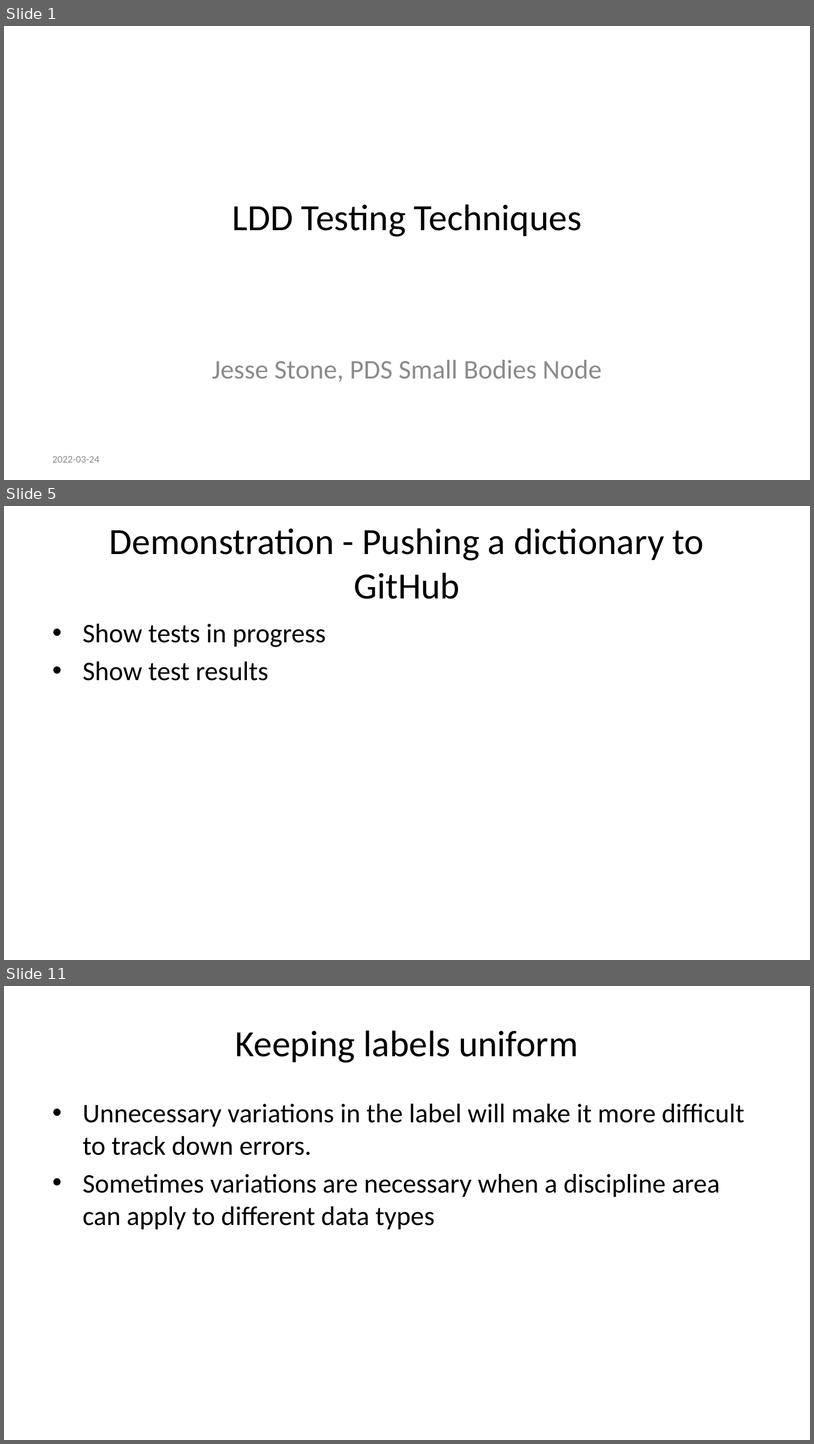
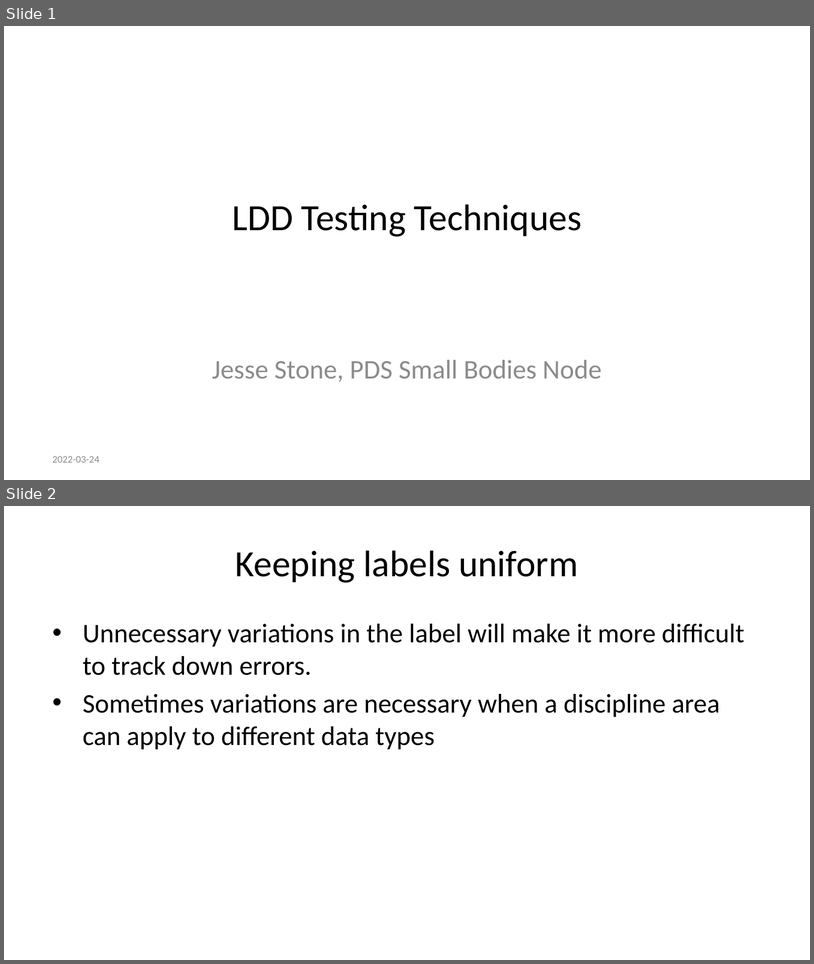
Before and after one commit to sbn-psi/dmsp, a slide deck: LDDTesting/stone-LDDTestingTechniques.pptx. Shown one above the other, each under a label of ours: slides 1, 5 and 11 before the commit, slides 1 and 2 after it; the slides between them are not shown. The pictures are 814x1444 and 814x964 pixels, drawn with LibreOffice and Linux fonts; fonts in the diff are those of the drawing. Boxes give left, top, right and bottom in pixels: in the first picture for what was removed or moved away, otherwise in the second. Text is boxed around its words. In the diff, an @@ line names an element or a change of style, - is before the commit and + after.

```diff
--- a/LDDTesting/stone-LDDTestingTechniques.pptx
+++ b/LDDTesting/stone-LDDTestingTechniques.pptx
@@ slide 5 removed at <box>4,506,810,960</box>, background #FFFFFF @@
@@ title removed at <box>110,528,704,599</box> @@
-Demonstration - Pushing a dictionary to GitHub
@@ text removed at <box>83,624,326,681</box> @@
-• Show tests in progress
-• Show test results
@@ what was slide 11 is now slide 2 @@
```
Also in this commit, not shown: 10 other slides removed, 4 other files.
